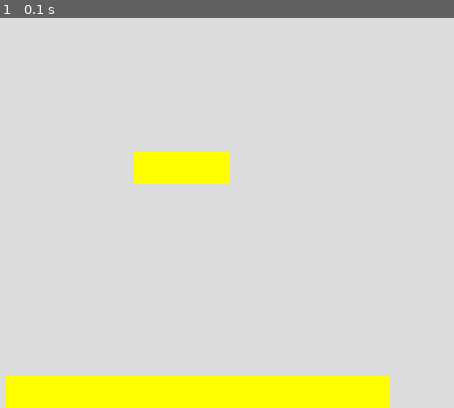
Above: before the commit, frame 1.
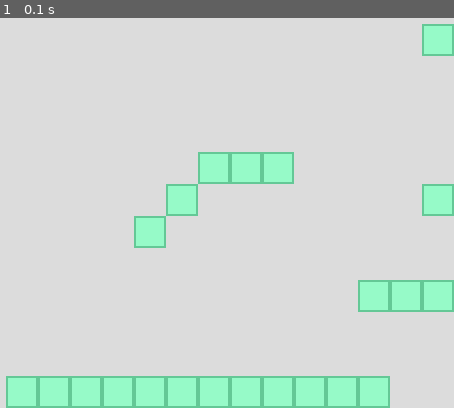
Above: after the commit, the same moment.

Repository: alberto-battistel/Experiment_with_Pygame
Game: pygame game, started from level.py
The game is run twice, just before and just after one commit, with the same random seed, the same clock (stepped at 60 frames per second) and the same inputs.
Inputs:
- Up to frame 1 (0.1 s): no input

The runs differ from the first frame. In frame 1, 14% of the frame differs, in the area x 1-100%, y 1-100%.

Commit message:
Nicer blocks.

Diff:
--- a/level.py
+++ b/level.py
@@ -8,21 +8,21 @@
             [0, 0, 0, 0, 0, 0, 0, 0, 0, 0, 0, 0, 0, 0, 0, 0,],
             [0, 0, 0, 0, 0, 0, 0, 0, 0, 0, 0, 0, 0, 0, 0, 0,],
             [0, 0, 0, 0, 0, 0, 0, 0, 0, 0, 0, 0, 0, 0, 0, 0,],
+            [0, 0, 0, 0, 0, 0, 0, 0, 0, 0, 0, 0, 0, 0, 0, 1,],
             [0, 0, 0, 0, 0, 0, 0, 0, 0, 0, 0, 0, 0, 0, 0, 0,],
             [0, 0, 0, 0, 0, 0, 0, 0, 0, 0, 0, 0, 0, 0, 0, 0,],
             [0, 0, 0, 0, 0, 0, 0, 0, 0, 0, 0, 0, 0, 0, 0, 0,],
+            [0, 0, 0, 0, 0, 0, 0, 0, 1, 1, 1, 0, 0, 0, 0, 0,],
+            [0, 0, 0, 0, 0, 0, 0, 1, 0, 0, 0, 0, 0, 0, 0, 1,],
+            [0, 0, 0, 0, 0, 0, 1, 0, 0, 0, 0, 0, 0, 0, 0, 0,],
             [0, 0, 0, 0, 0, 0, 0, 0, 0, 0, 0, 0, 0, 0, 0, 0,],
-            [0, 0, 0, 0, 0, 0, 1, 1, 1, 0, 0, 0, 0, 0, 0, 0,],
-            [0, 0, 0, 0, 0, 0, 0, 0, 0, 0, 0, 0, 0, 0, 0, 0,],
-            [0, 0, 0, 0, 0, 0, 0, 0, 0, 0, 0, 0, 0, 0, 0, 0,],
-            [0, 0, 0, 0, 0, 0, 0, 0, 0, 0, 0, 0, 0, 0, 0, 0,],
-            [0, 0, 0, 0, 0, 0, 0, 0, 0, 0, 0, 0, 0, 0, 0, 0,],
+            [0, 0, 0, 0, 0, 0, 0, 0, 0, 0, 0, 0, 0, 1, 1, 1,],
             [0, 0, 0, 0, 0, 0, 0, 0, 0, 0, 0, 0, 0, 0, 0, 0,],
             [0, 0, 0, 0, 0, 0, 0, 0, 0, 0, 0, 0, 0, 0, 0, 0,],
             [0, 0, 1, 1, 1, 1, 1, 1, 1, 1, 1, 1, 1, 1, 0, 0,],
             ]
 
-color = (255,  255,  0,  255)
+color = (100,  200,  150,  255)
 rect_size = vec(32, 32)
 
 class TestWorld:
@@ -39,11 +39,14 @@
         width = self.rect_size.x*self.map_size.x
         height = self.rect_size.y*self.map_size.y
         self.surface = pygame.Surface((width, height), pygame.SRCALPHA)
-#        self.surface.fill((255, 0, 0, 128))
 
     def make_block_type(self):
         self.block = pygame.Surface(self.rect_size)
         self.block.fill(color)
+        innerer_block = pygame.Surface(self.rect_size - vec(4, 4))
+        innerer_color = tuple(min(c+50,  255) for c in color)
+        innerer_block.fill(innerer_color)
+        self.block.blit(innerer_block,  (2, 2))
         self.rects = []
 
     def generate_level(self):
